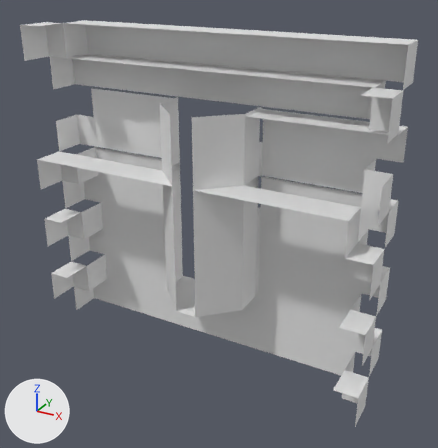
The OBJ model Assets/3D Models/The Wall/Preemps/Middle Slot.obj as it was, and as the next commit left it.
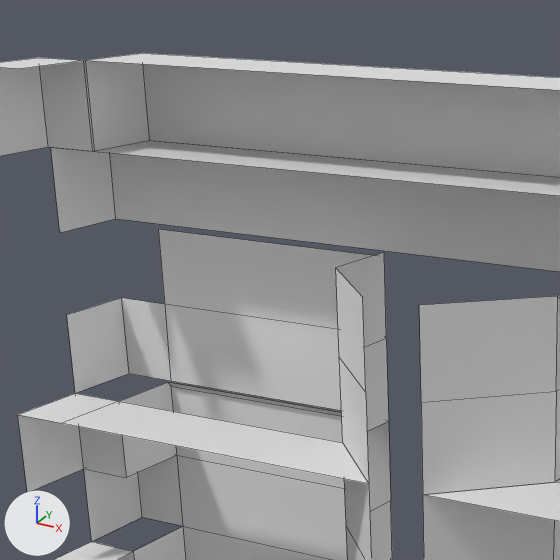
Old and new are each drawn whole from a 50 mm lens placed at (1.251, -2.465, 1.724), pointed at (0.075, -0.325, 0.655) and again close up on the part from 7% to 56% of the width and 0% to 48% of the height. Every picture has the same lights, and +X, +Y and +Z are marked at lower left. The close-ups show mesh edges as thin lines. Where no turn or scale is listed for an object, it has been applied to the vertices. Vertices at the same position are counted once.

Script lines for the objects in view, before the commit:
```python
me_top_slot_0_intact_002 = bpy.data.meshes.new('Top_Slot_0_Intact.002')
me_top_slot_0_intact_002.from_pydata(...)  # 208 vertices, 133 faces; spans x -0.81..0.8, y -0.49..-0.19, z -0.04..1.46
# before: 165 (-0.21, -0.19, 1.15), 166 (-0.7, -0.19, 1.15) at pixel (158, 229), 179 (-0.2, -0.2, 1.16) at pixel (384, 252), 189 (-0.21, -0.34, 1.16) at pixel (335, 267)
ob_top_slot_0_intact_002 = bpy.data.objects.new('Top_Slot_0_Intact.002', me_top_slot_0_intact_002)
ob_top_slot_0_intact_002.location = (0.0, 0.0, 0.0)
```
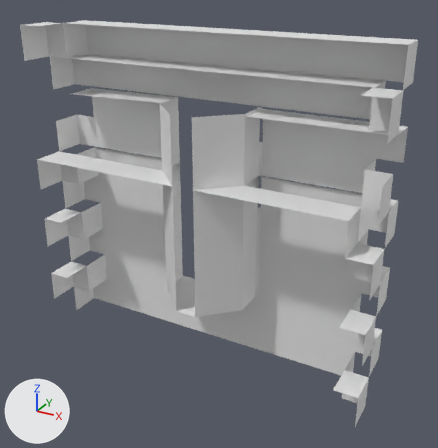
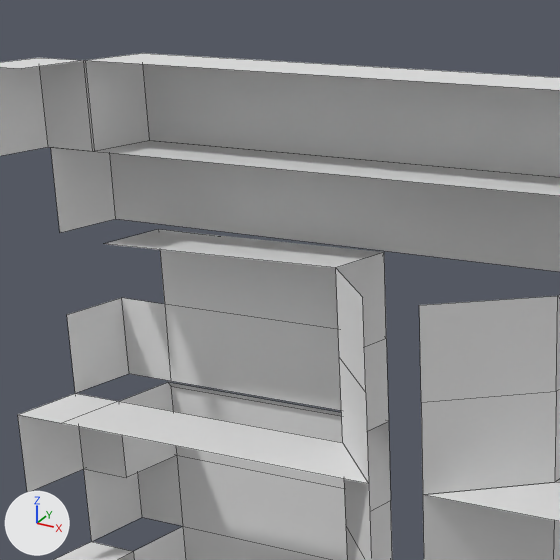
The newer file is also turned or shifted as a whole; pictures and numbers use the older file's frame.

Where the change shows, as pixel boxes (x1, y1, x2, y2) in the close-ups (560 x 560 px):
```json
{"part": 1, "of": "me_top_slot_0_intact_002", "change": "added", "after": [105, 229, 383, 268]}
```

Scene script edits in JSON lines:
```json
{"block": "me_top_slot_0_intact_002", "where": "me_top_slot_0_intact_002.from_pydata(...)  # 208 vertices, 133 faces; spans x -0.81..0.8, y -0.49..-0.19, z -0.04..1.46"}
{"block": "me_top_slot_0_intact_002", "where": "# used by ob_top_slot_0_intact_002; location = (0.0, 0.0, 0.0)"}
{"block": "me_top_slot_0_intact_002", "where": "# verts and faces of me_top_slot_0_intact_002; kept vertices keep their numbers, new ones are numbered from 208"}
{"block": "me_top_slot_0_intact_002", "change": "me_top_slot_0_intact_002 part 1"}
{"op": "add", "block": "me_top_slot_0_intact_002", "code": "verts[208] = (-0.7, -0.34, 1.15)  # pixel (103, 243)"}
{"op": "add", "block": "me_top_slot_0_intact_002", "code": "faces += [(165, 166, 208, 189, 179)]"}
```
